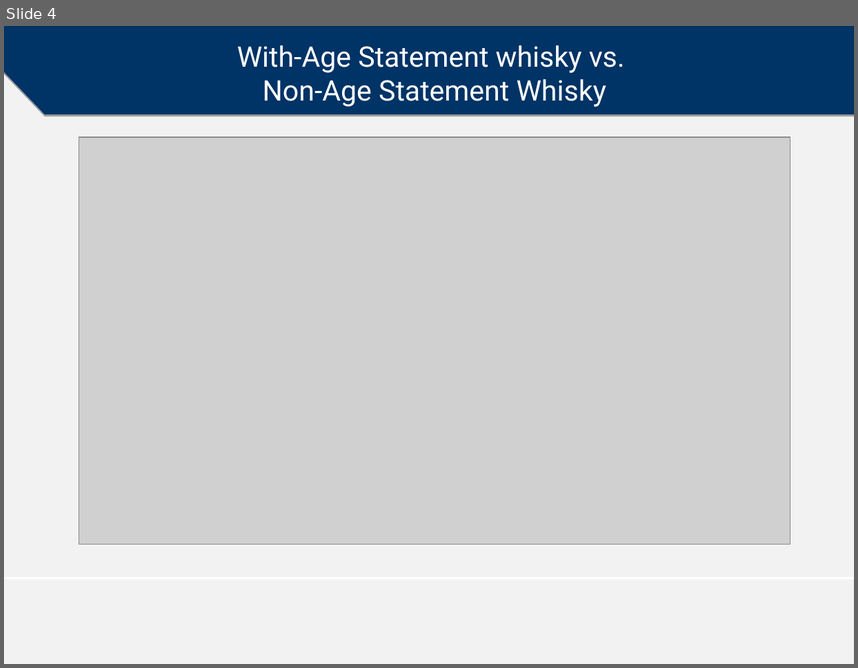
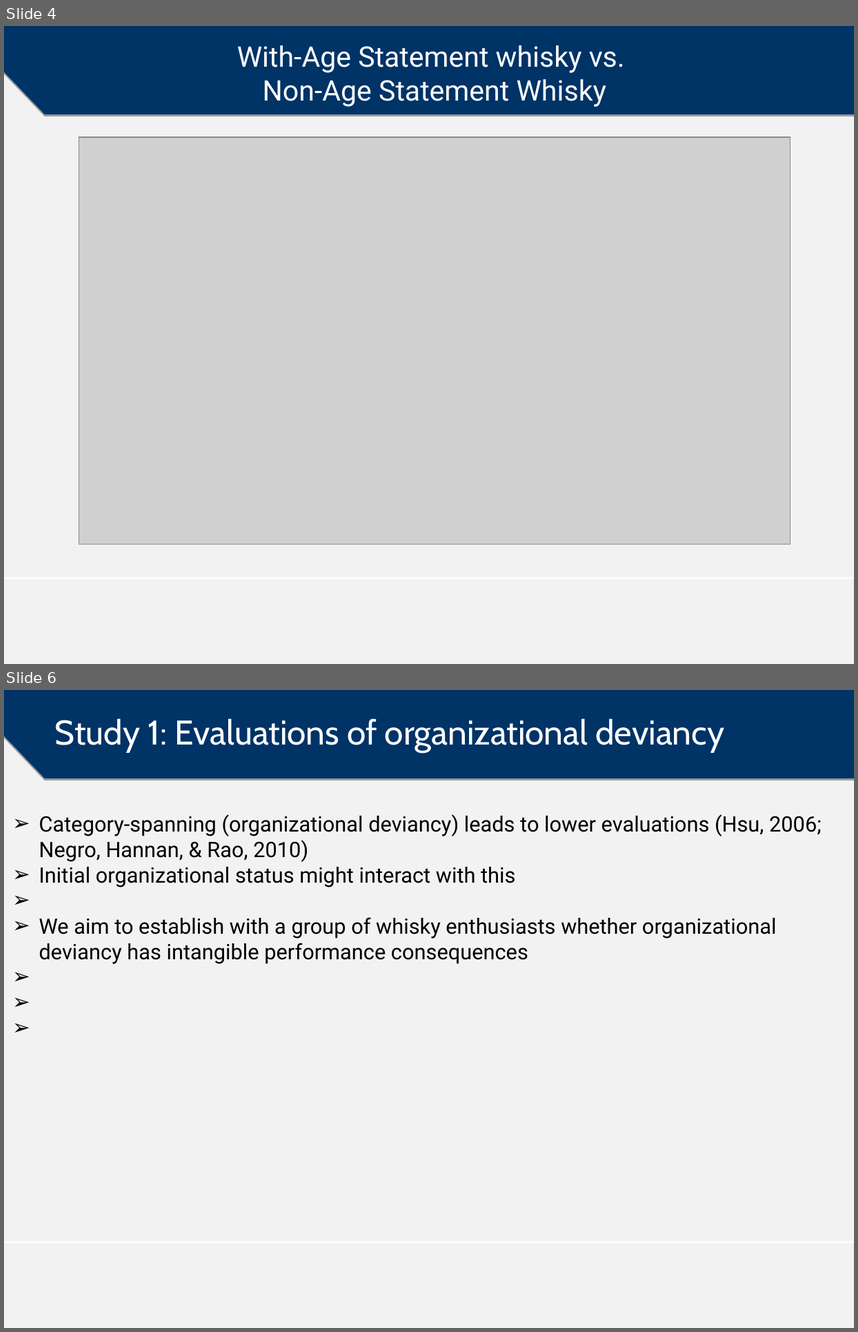
Before and after one commit to mzelst/talks, a slide deck: 2017/20171108 JFF_TilburgUni/20171108 Status shortfalls and non-conformity - An extension in the Scotch whisky industry.odp. Shown one above the other, each under a label of ours: slide 4 before the commit, slides 4 and 6 after it; the slides between them are not shown. The pictures are 858x668 and 858x1332 pixels, drawn with LibreOffice and Linux fonts; fonts in the diff are those of the drawing; grey boxes stand for pictures; background and template pictures are left out. Boxes give left, top, right and bottom in pixels: in the first picture for what was removed or moved away, otherwise in the second. Text is boxed around its words. In the diff, an @@ line names an element or a change of style, - is before the commit and + after.

```diff
--- a/2017/20171108 JFF_TilburgUni/20171108 Status shortfalls and non-conformity - An extension in the Scotch whisky industry.odp
+++ b/2017/20171108 JFF_TilburgUni/20171108 Status shortfalls and non-conformity - An extension in the Scotch whisky industry.odp
@@ slide 6 added at box(4, 690, 854, 1328), background #F2F2F2; not listed: 2 template elements that a slide beside it also shows @@
@@ title added at box(55, 718, 724, 752), 29 pt, text #FFFFFF @@
+Study 1: Evaluations of organizational deviancy
@@ text added at box(39, 814, 822, 964), 18 pt, text #000000 @@
+➢ Category-spanning (organizational deviancy) leads to lower evaluations (Hsu, 2006; Negro, Hannan, & Rao, 2010)
+➢ Initial organizational status might interact with this
+➢ We aim to establish with a group of whisky enthusiasts whether organizational deviancy has intangible performance consequences
```
Also in this commit, not shown: 6 slides changed, 5 other slides added, 2 other files.
